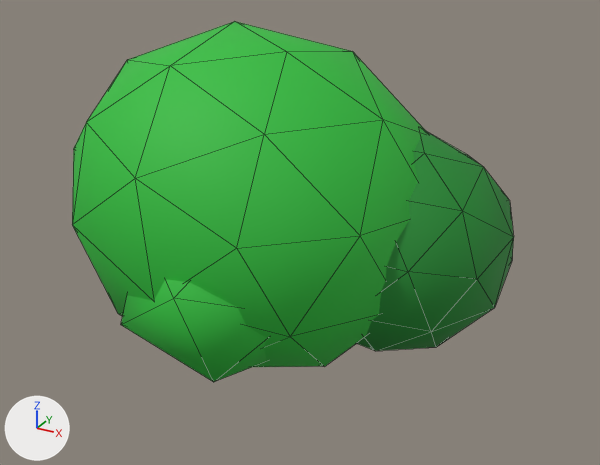
What one commit did to the glTF model 99nights/models/art/bush.glb.
Camera for both pictures: a camera (50 mm lens) standing at (0.889, -1.448, 1.042) and looking at (0.084, 0.016, 0.31). The axes (+X, +Y, +Z) are drawn at lower left. The lights are the same throughout. The first picture is the older version. Mesh edges are drawn as thin lines.

In view in the first picture: 'bush0', 'bush1', 'bush3'.
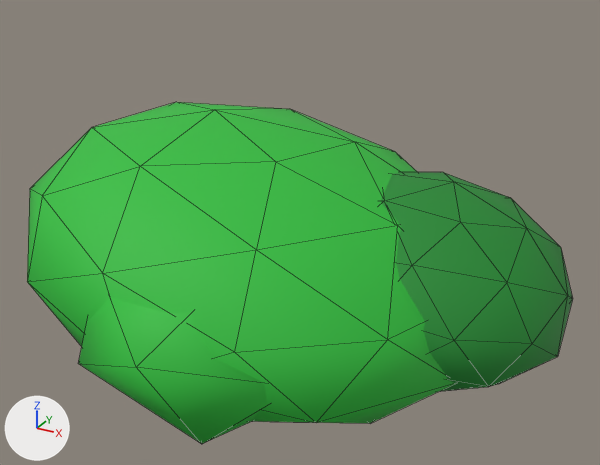
What differs and where, as boxes (x1, y1, x2, y2) in the pictures (600 x 465 px):
'bush0', reshaped (21% wider, 7% shorter)
    before: (72, 21, 426, 367)
    after: (27, 102, 455, 423)
'bush1', reshaped (21% wider)
    before: (356, 130, 514, 351)
    after: (381, 172, 573, 391)
'bush3', reshaped
    before: (121, 279, 267, 382)
    after: (78, 297, 268, 444)

The change, as a list of edits to the scene's bpy script:
```text
Change me_bush0:
    used by ob_bush0; location = (0.0, 0.0, 0.0)
    remove me_bush0.from_pydata(...)  # 42 vertices, 80 faces; spans x -0.426..0.388, y -0.383..0.402, z 0.017..0.743
    add me_bush0.from_pydata(...)  # 42 vertices, 80 faces; spans x -0.536..0.492, y -0.468..0.519, z 0.0..0.519
    me_bush0 part 1: the whole mesh is multiplied about its middle by the matrix ((1.252, 0.018, -0.24), (0.048, 1.236, 0.126), (-0.135, 0.048, 0.678)), then moved by (-0.003, 0.016, -0.12)
Change me_bush1:
    used by ob_bush1; location = (0.0, 0.0, 0.0)
    remove me_bush1.from_pydata(...)  # 42 vertices, 80 faces; spans x 0.002..0.52, y -0.149..0.367, z 0.067..0.533
    add me_bush1.from_pydata(...)  # 42 vertices, 80 faces; spans x 0.074..0.642, y -0.151..0.442, z 0.04..0.399
    me_bush1 part 2: the whole mesh is multiplied about its middle by the matrix ((1.091, 0.029, -0.153), (0.029, 1.128, 0.092), (-0.153, 0.092, 0.745)), then moved by (0.097, 0.036, -0.08)
Change me_bush3:
    used by ob_bush3; location = (0.0, 0.0, 0.0)
    remove me_bush3.from_pydata(...)  # 12 vertices, 20 faces; spans x -0.161..0.223, y -0.402..-0.02, z 0.091..0.429
    add me_bush3.from_pydata(...)  # 12 vertices, 20 faces; spans x -0.196..0.272, y -0.519..-0.03, z 0.061..0.338
    me_bush3 part 3: 12 of 12 vertices moved; they spanned x -0.161..0.223, y -0.402..-0.02, z 0.091..0.429 and now span x -0.196..0.272, y -0.519..-0.03, z 0.061..0.338; mean shift (0.007, -0.064, -0.06)
```
